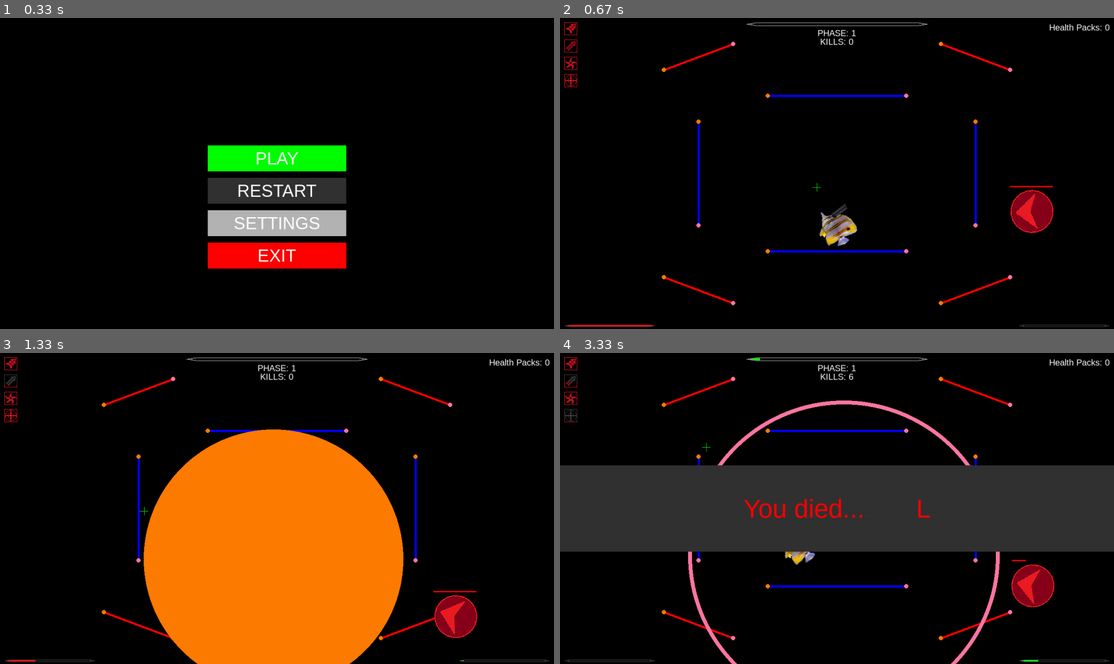
Above: before the commit, frames 1-4 (two rows, left to right).
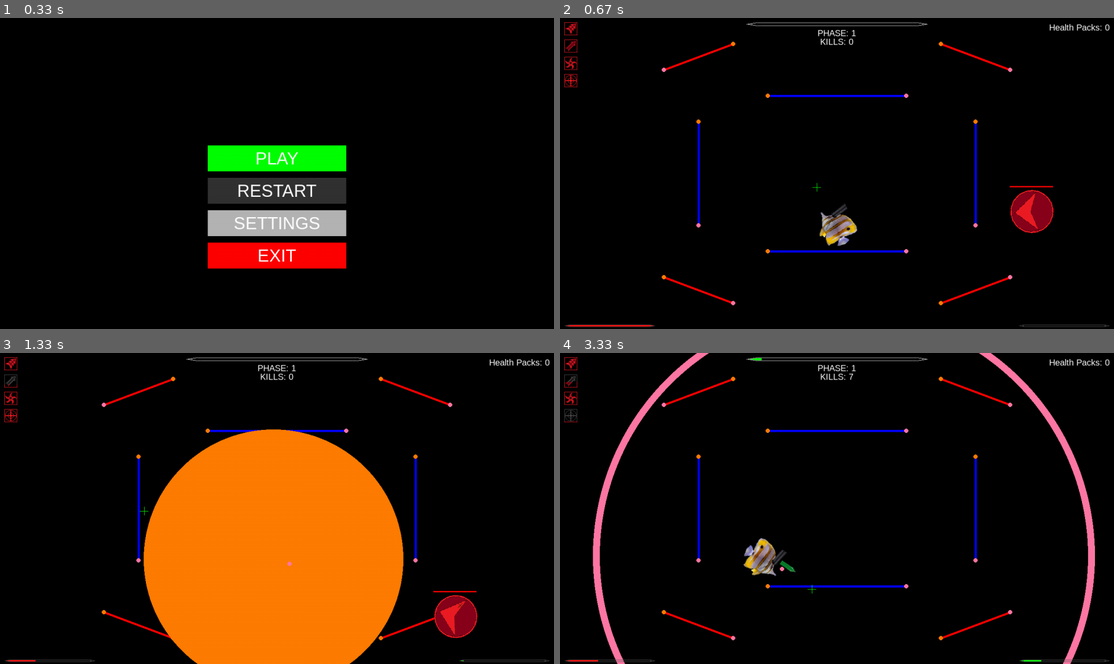
Above: after the commit, the same moments.

Repository: Jacob1Carter/BulletHellPygame
Game: pygame game, started from main.py
Two runs of this game, one before a commit and one after it. Both use one fixed random seed, a clock stepped at 60 frames per second and the inputs below.
Inputs (mouse positions are in pixels of both pictures, inside the frame that each line leads up to):
- Up to frame 1 (0.33 s): no input
- Up to frame 2 (0.67 s): click (814, 185) at 0.38 s
- Up to frame 3 (1.33 s): click (144, 511) at 0.72 s; tap E at 1 s
- Up to frame 4 (3.33 s): hold D 1.33-1.8 s; tap F at 1.4, 1.7, 1.9, 2.23, 2.53, 2.73, 3.03, 3.3 s; click (665, 580) at 1.42 s; hold W 1.83-2.13 s; click (1041, 617) at 1.92 s; tap K at 1.98 s; hold D 2.17-2.63 s; click (692, 393) at 2.25 s; hold A 2.67-3.2 s; click (704, 446) at 2.75 s; hold S from 3.23 s (still down); click (809, 589) at 3.32 s

Frame 1 is identical in both runs. In frame 2, less than 0.1% of the frame differs, in the area x 18-32%, y 7-18%; in frame 3, less than 0.1%; in frame 4, 33%, in the area x 0-100%, y 0-100%.

Commit message:
Ricochet progress again

Diff:
--- a/entities.py
+++ b/entities.py
@@ -81,6 +81,9 @@
         self.angle = owner.angle
         self.vel = 3000 / main.FPS
 
+        self.ricochet_cool_max = 0.1 * main.FPS
+        self.ricochet_cool = self.ricochet_cool_max
+
         self.hit_marker = False
         self.hm_width = 11
         self.hm_height = 11
@@ -89,7 +92,7 @@
         self.hit_marker_time = self.hit_marker_time_max
         self.hit_marker_img = main.pygame.transform.scale(main.pygame.image.load(main.os.path.join("Assets", "hitmarker.png")), (self.hm_width, self.hm_height))
 
-        #print("b", self.angle)
+        #   print("b", self.angle)
 
 
 class HealthPack:
--- a/main.py
+++ b/main.py
@@ -273,8 +273,9 @@
                     for segment in cover.segments:
                         if shortest_distance(segment.ax, segment.ay, segment.bx, segment.by, bullet.x, bullet.y) <= bullet.width * 2:
                             if bullet.tag == "0":
-                                print(bullet.angle - calculate_angle(segment.ax, segment.ay, segment.bx, segment.by))
-                                bullet.angle += 180
+                                line_angle = calculate_angle(segment.ax, segment.ay, segment.bx, segment.by)
+                                #   bullet.angle += 180
+                                bullet.angle = bullet.angle - line_angle
                                 if bullet.angle >= 360:
                                     bullet.angle -= 360
                                 bullet.img = pygame.transform.scale(pygame.image.load(os.path.join("Assets", "Bullets", "Bullet_yellow.png")), (bullet.width, bullet.height))
@@ -534,12 +535,12 @@
                 ((enemies[enemy].armour / enemies[enemy].max_armour) * enemies[enemy].width),
                 3
             ))
-
     #   Show hit markers
 
-    #   for bullet in bullets:
-    #       if bullet.hit_marker:
-    #           WIN.blit(bullet.hit_marker_img, bullet.hm_rect)
+    for bullet in bullets:
+        pygame.draw.circle(WIN, COLOURS["pink"], (bullet.x, bullet.y), 5)
+        if bullet.hit_marker:
+            WIN.blit(bullet.hit_marker_img, bullet.hm_rect)
 
     #   display cooldowns
 
@@ -951,12 +952,12 @@
             "ricochet",
             [
                 (
+                    WIDTH * (3 / 8),
+                    HEIGHT * (1 / 4),
+                ),
+                (
                     WIDTH * (1 / 4),
                     HEIGHT * (1 / 3),
-                ),
-                (
-                    WIDTH * (3 / 8),
-                    HEIGHT * (1 / 4),
                 ),
             ],
             (-80, -120)
--- a/tools.py
+++ b/tools.py
@@ -150,5 +150,8 @@
     # Ensure the angle is between 0 and 180 degrees
     angle_degrees = (angle_degrees + 360) % 360
 
+    if angle_degrees > 180:
+        angle_degrees -= 180
+
     # If the angle is greater than 90 degrees, subtract it from 180
-    return angle_degrees
+    return abs(angle_degrees - 450)
